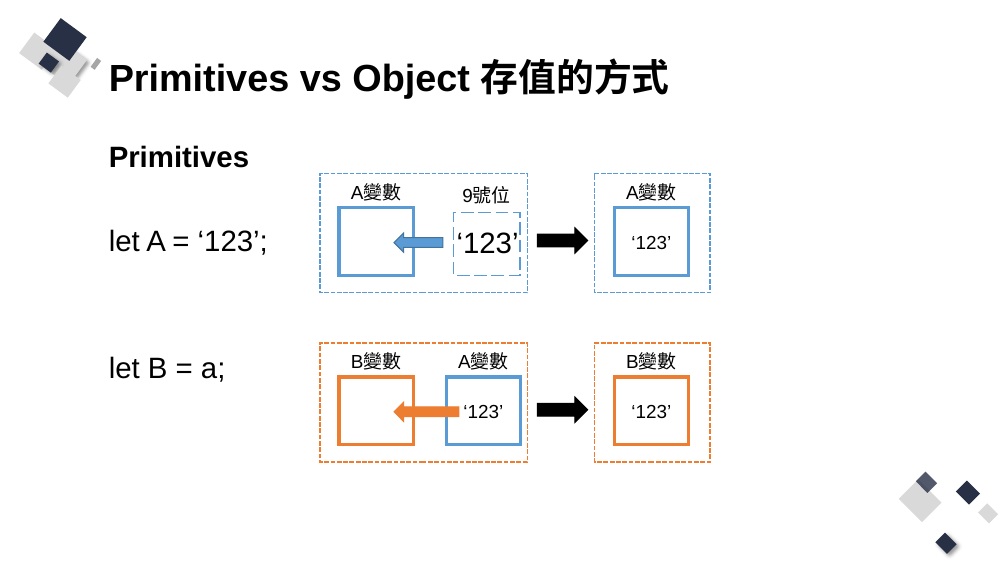
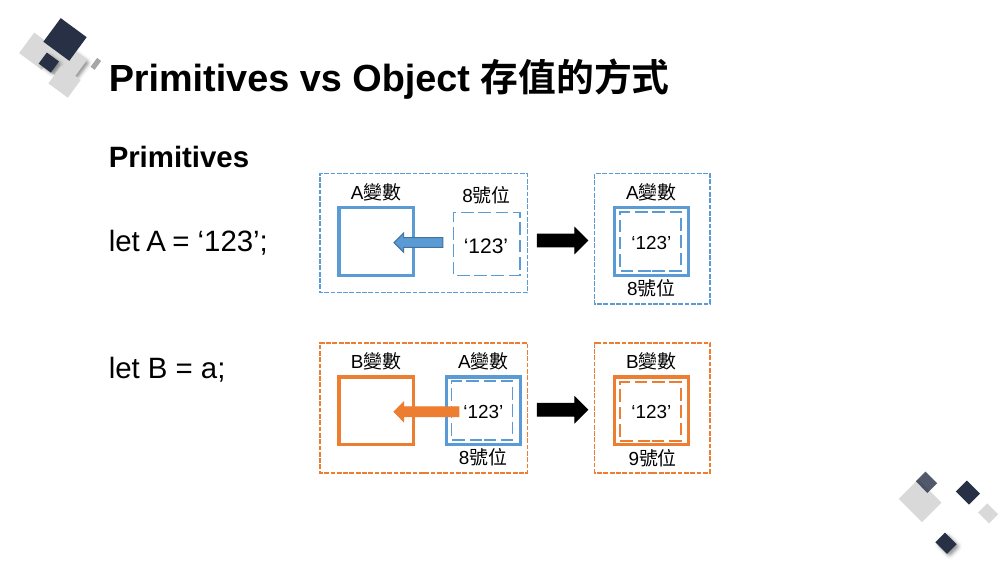
Before and after one commit to Q81JIAXIONG/-, a slide deck: slide 11 of 投影片/6.實作-帳號註冊、登入網頁前端防呆與提示.pptx. Drawn at 1008x567 pixels with LibreOffice and Linux fonts; fonts in the diff are those of the drawing. Boxes give left, top, right and bottom in pixels: in the first picture for what was removed or moved away, otherwise in the second. Text is boxed around its words. In the diff, an @@ line names an element or a change of style, - is before the commit and + after.

```diff
--- a/投影片/6.實作-帳號註冊、登入網頁前端防呆與提示.pptx
+++ b/投影片/6.實作-帳號註冊、登入網頁前端防呆與提示.pptx
@@ rectangle: place and size @@
-rectangle at (595, 174, 711, 293)
+rectangle at (595, 174, 711, 304)
@@ text at (462, 187, 510, 204): text changed @@
-9號位
+8號位
@@ text "‘123’": place and size @@
-text "‘123’" at (457, 232, 519, 254)
+text "‘123’" at (464, 238, 508, 254)
@@ text "‘123’" at (464, 238, 508, 254): size 28 to 20 pt @@
@@ rectangle added at (620, 212, 681, 271), outline #5B9BD5 1.5 pt dashed @@
@@ text added at (627, 281, 675, 297), 18 pt, text #000000 @@
+8號位
@@ rectangle: place and size @@
-rectangle at (320, 343, 527, 462)
+rectangle at (320, 343, 527, 473)
@@ rectangle: place and size @@
-rectangle at (595, 343, 711, 462)
+rectangle at (595, 343, 711, 473)
@@ rectangle added at (451, 381, 513, 440), outline #5B9BD5 1.5 pt dashed @@
@@ rectangle added at (620, 382, 681, 441), outline #ED7D31 1.5 pt dashed @@
@@ text added at (459, 450, 507, 466), 18 pt, text #000000 @@
+8號位
@@ text added at (629, 451, 677, 467), 18 pt, text #000000 @@
+9號位
```
Also in this commit, not shown: 6 other slides changed, 7 slides added, 2 slides removed, 15 other files.
